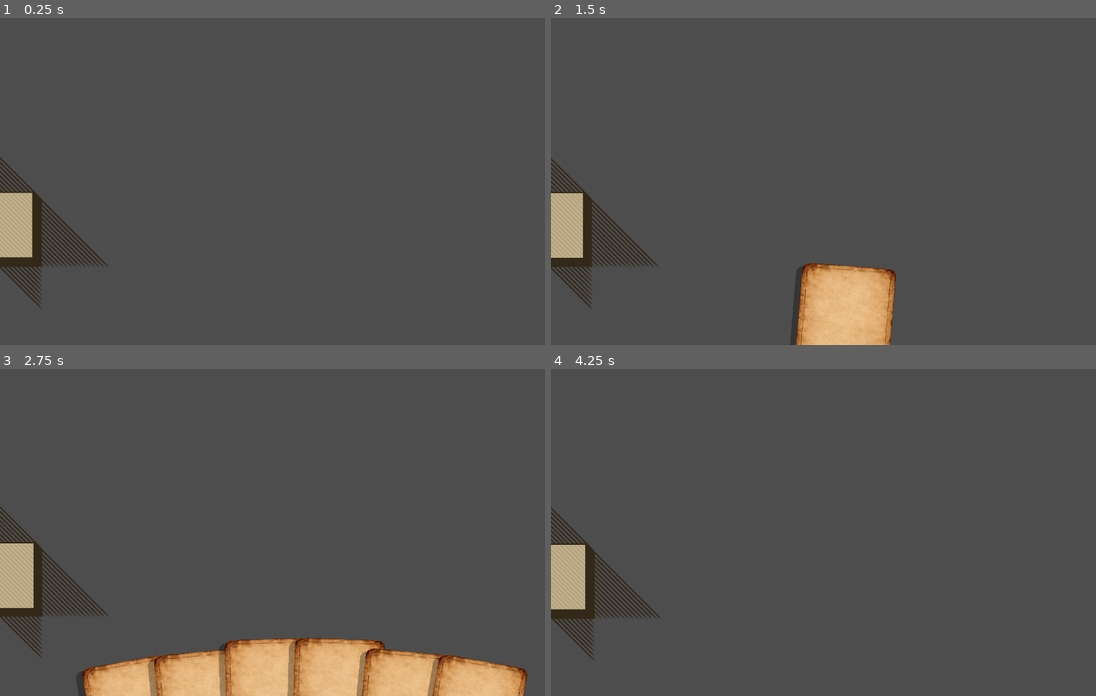
Above: before the commit, frames 1-4 (two rows, left to right).
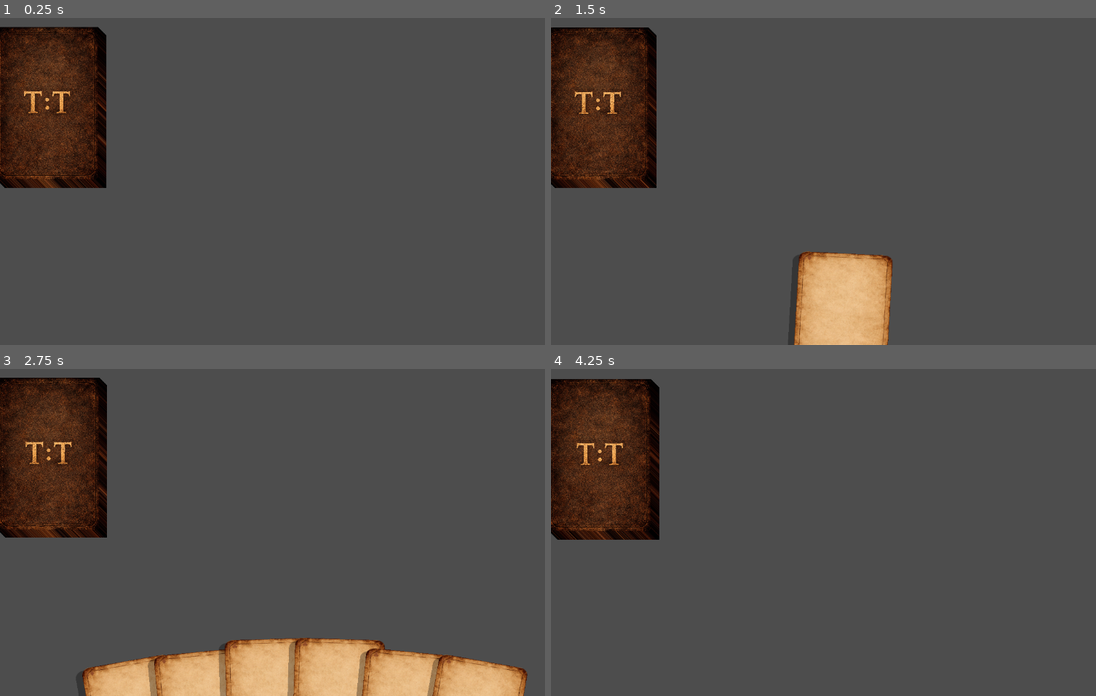
Above: after the commit, the same moments.

Repository: FooFootheGoon/balatro-style-cards
Game: Godot game, scene res://scenes/table.tscn
Two runs of this game, one before a commit and one after it. Both use one fixed random seed, a clock stepped at 60 frames per second and the inputs below. The project has no main scene, so this scene is started directly.
Inputs (mouse positions are in pixels of both pictures, inside the frame that each line leads up to):
- Up to frame 1 (0.25 s): no input
- Up to frame 2 (1.5 s): tap Enter at 0.5 s; move the mouse to (970, 165) at 0.52 s; hold ] (Discard) 0.53-1.28 s; tap Space at 1.25 s; move the mouse to (725, 197) at 1.27 s; tap [ (Draw) at 1.35 s
- Up to frame 3 (2.75 s): move the mouse to (348, 460) at 2.02 s; hold = (DrawMany) from 2.03 s (still down)
- Up to frame 4 (4.25 s): move the mouse to (812, 597) at 2.77 s; release = (DrawMany) at 2.78 s; tap 0 (EndTurn) at 2.85 s; tap Enter at 3.5 s; move the mouse to (1014, 581) at 3.52 s; press the mouse at (1014, 581) at 3.53 s

The runs differ from the first frame. In frame 1, 12% of the frame differs, in the area x 0-20%, y 2-89%; in frame 2, 14%, in the area x 0-64%, y 2-100%; in frame 3, 12%; in frame 4, 12%.

Commit message:
Added card back.

Diff:
--- a/project.godot
+++ b/project.godot
@@ -10,7 +10,7 @@
 
 [application]
 
-config/name="balatro-style-cards 0.1"
+config/name="balatro-style-cards 0.2"
 config/features=PackedStringArray("4.5", "Forward Plus")
 config/icon="res://icon.svg"
 
--- a/scenes/card_back_view.tscn
+++ b/scenes/card_back_view.tscn
@@ -1,11 +1,12 @@
 [gd_scene load_steps=2 format=3 uid="uid://3iwl1sp8guso"]
 
-[ext_resource type="Script" uid="uid://2hv6g10xkjui" path="res://scripts/card_back_view.gd" id="1_oifxa"]
+[ext_resource type="Texture2D" uid="uid://bduvawvynesuj" path="res://art/card back.png" id="1_oifxa"]
 
-[node name="CardBackView" type="Control"]
-custom_minimum_size = Vector2(94, 148)
-layout_mode = 3
-anchors_preset = 0
-offset_right = 94.0
-offset_bottom = 148.0
-script = ExtResource("1_oifxa")
+[node name="CardBackView" type="TextureRect"]
+custom_minimum_size = Vector2(240, 336)
+offset_right = 240.0
+offset_bottom = 336.0
+mouse_filter = 2
+texture = ExtResource("1_oifxa")
+expand_mode = 3
+stretch_mode = 5
--- a/scenes/table.tscn
+++ b/scenes/table.tscn
@@ -30,10 +30,10 @@
 custom_minimum_size = Vector2(240, 336)
 layout_mode = 3
 anchors_preset = 0
-offset_left = -2.0
-offset_top = 400.0
-offset_right = 263.0
-offset_bottom = 736.0
+offset_left = 2.0
+offset_top = 38.0
+offset_right = 242.0
+offset_bottom = 374.0
 script = ExtResource("4_u03e6")
 card_back_scene = ExtResource("5_2f5gb")
 
@@ -58,9 +58,9 @@
 [node name="ExileStack" type="Control" parent="Anchor"]
 layout_mode = 3
 anchors_preset = 0
-offset_left = 641.0
-offset_top = 7.0
-offset_right = 846.0
-offset_bottom = 302.0
+offset_left = 464.0
+offset_top = 1.0
+offset_right = 669.0
+offset_bottom = 296.0
 script = ExtResource("4_u03e6")
 card_back_scene = ExtResource("5_2f5gb")
--- a/scripts/deck_stack_view.gd
+++ b/scripts/deck_stack_view.gd
@@ -1,6 +1,7 @@
 extends Control
 
 @export var card_back_scene: PackedScene
+@export var card_size: Vector2 = Vector2(240, 336)
 @export var stack_offset_px: Vector2 = Vector2(-0.35, -0.35)
 @export var max_visual_count: int = 9999
 
@@ -16,6 +17,8 @@
 			print("[STACK] instantiate failed")
 			return
 		c.mouse_filter = Control.MOUSE_FILTER_IGNORE
+		c.custom_minimum_size = card_size
+		c.size = card_size
 		add_child(c)
 		have += 1
 	while have > want:
@@ -26,6 +29,8 @@
 	for i in range(have):
 		var cc := get_child(i) as Control
 		if cc != null:
+			cc.custom_minimum_size = card_size
+			cc.size = card_size
 			cc.position = Vector2(float(i) * stack_offset_px.x, float(i) * stack_offset_px.y)
 			cc.z_index = i
 
Binary file added: art/card back med.png
Not shown, added: art/card back med.png.import
Binary file added: art/card back.png
Not shown, added: art/card back.png.import
